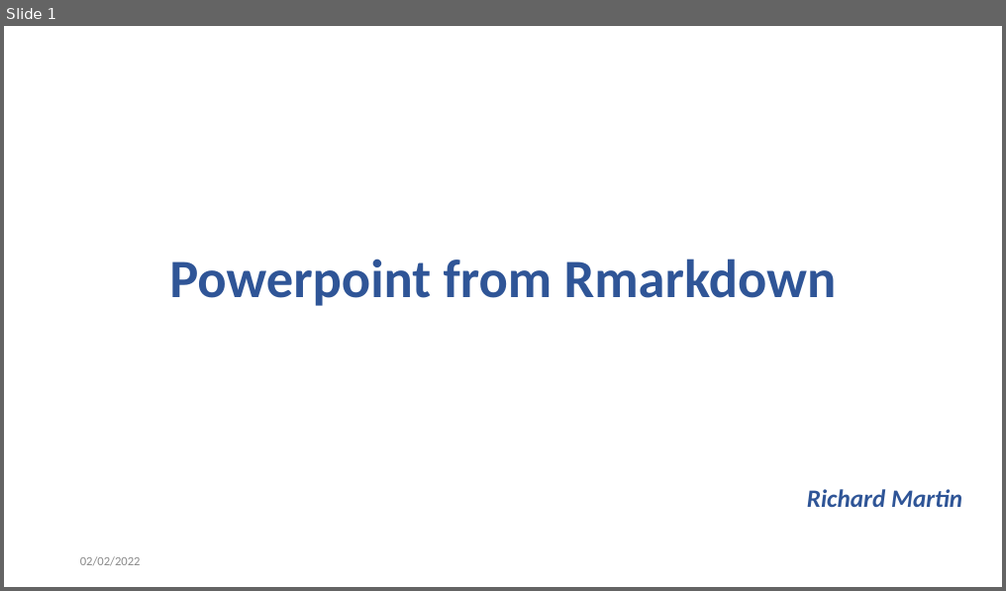
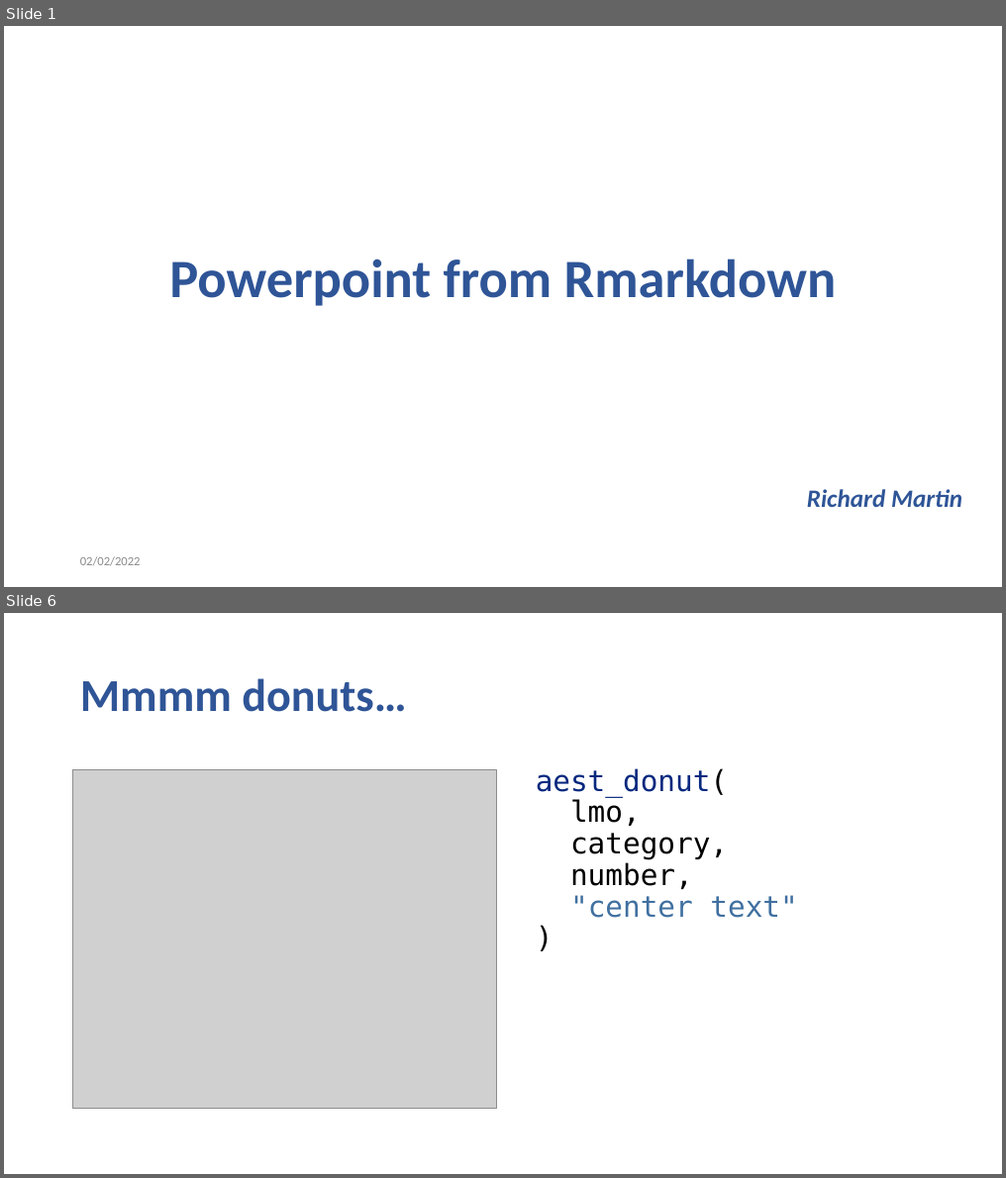
Before and after one commit to rpmartin/powerpoint, a slide deck: powerpoint2.pptx. Shown one above the other, each under a label of ours: slide 1 before the commit, slides 1 and 6 after it; the slides between them are not shown. The pictures are 1006x591 and 1006x1178 pixels, drawn with LibreOffice and Linux fonts; fonts in the diff are those of the drawing; grey boxes stand for pictures; background and template pictures are left out. Boxes give left, top, right and bottom in pixels: in the first picture for what was removed or moved away, otherwise in the second. Text is boxed around its words. In the diff, an @@ line names an element or a change of style, - is before the commit and + after.

Commit message:
now with donuts

```diff
--- a/powerpoint2.pptx
+++ b/powerpoint2.pptx
@@ slide 6 added at (4,613,1002,1174), background picture (left out) @@
@@ title added at (80,678,406,712), 44 pt, text #2F5597, bold @@
+Mmmm donuts…
@@ picture added at (73,770,497,1109) @@
@@ text added at (536,768,797,918), 28 pt, text #000000 @@
+aest_donut(
+lmo,
+category,
+number,
+"center text"
+)
```
Also in this commit, not shown: 2 slides changed, 2 other files.
